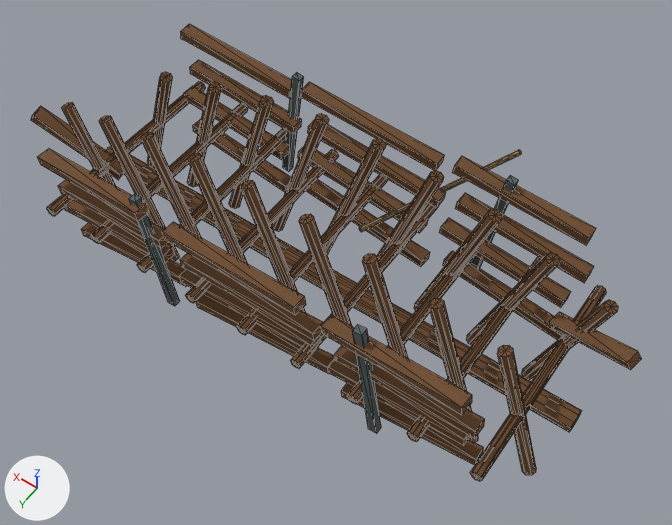
The OBJ model Assets/ProjectOEN/ProductionArt/Meshes/environment_set_dressing/en-001_shipwreck_hull_chunk__large.obj, before and after one commit.
Camera for both pictures: a 50 mm camera at (-2.54, 3.32, 5.75) aimed at (-0.15, -0.02, 0.5). The axes (+X, +Y, +Z) are drawn at lower left. The lights are the same throughout. The picture after the commit comes second. Mesh edges are drawn as thin lines. Where no turn or scale is listed for an object, it has been applied to the vertices. Vertices at exactly the same position are counted once.

Objects in the first picture: 'en-001_shipwreck_hull_chunk__large'.
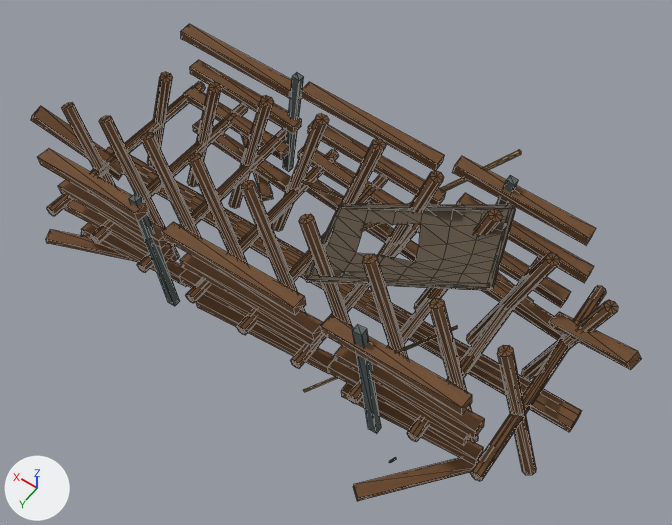
Where the change shows, as pixel boxes [x1, y1, x2, y2] in the pictures (672 x 525 px):
'en-001_shipwreck_hull_chunk__large', reshaped
    before: [31, 24, 642, 481]
    after: [31, 24, 642, 501]
part 1 of me_en_001_shipwreck_hull_chunk__large, added (brown)
    after: [46, 229, 133, 261]
part 2 of me_en_001_shipwreck_hull_chunk__large, added
    after: [241, 135, 273, 201]
part 3 of me_en_001_shipwreck_hull_chunk__large, added (brown)
    after: [353, 458, 475, 501]
part 4 of me_en_001_shipwreck_hull_chunk__large, added (mostly hidden)
    after: [496, 272, 534, 302]
part 5 of me_en_001_shipwreck_hull_chunk__large, added
    after: [81, 180, 516, 463]

The change in detail:
Picture 'cloth_albedo.png' (img_cloth_albedo_png) is new.
Material 'Cloth' (mat_cloth) is new.
Its texture is img_cloth_albedo_png.
Its roughness is 0.89.
me_en_001_shipwreck_hull_chunk__large is used by ob_en_001_shipwreck_hull_chunk__large; location (0.0, 0.0, 0.0).
me_en_001_shipwreck_hull_chunk__large had 764 vertices, 1292 faces and spanned x -2.29..2.37, y -1.63..0.86, z -0.04..1.45.
me_en_001_shipwreck_hull_chunk__large now has 932 vertices, 1548 faces and spans x -2.29..2.37, y -1.63..1.21, z -0.04..1.45.
me_en_001_shipwreck_hull_chunk__large part 1: the loose piece of 8 vertices spanning x 0.71..1.73, y 0.55..0.71, z 0.21..0.35 is copied, and the copy is multiplied about its middle by the matrix ((0.732, -0.315, -0.165), (0.317, 0.749, -0.022), (0.16, -0.044, 0.797)), then moved by (0.4, 0.03, -0.19); it spans x 1.23..2.01, y 0.44..0.88, z 0.01..0.17.
me_en_001_shipwreck_hull_chunk__large part 2: the loose piece of 8 vertices spanning x 0.71..1.73, y -0.71..-0.55, z 0.21..0.35 is copied, and the copy is multiplied about its middle by the matrix ((0.712, 0.522, 0.128), (-0.523, 0.722, -0.037), (-0.125, -0.046, 0.882)), then moved by (0.0, -0.15, -0.21); it spans x 0.84..1.6, y -1.1..-0.46, z 0.01..0.13.
me_en_001_shipwreck_hull_chunk__large part 3: the loose piece of 8 vertices spanning x -1.73..-0.71, y 0.55..0.71, z 0.21..0.35 is copied, and the copy is multiplied about its middle by the matrix ((0.524, -0.611, -0.122), (0.613, 0.534, -0.043), (0.112, -0.064, 0.804)), then moved by (-0.2, 0.23, -0.2); it spans x -1.71..-1.13, y 0.51..1.21, z 0.02..0.14.
me_en_001_shipwreck_hull_chunk__large part 4: the loose piece of 8 vertices spanning x -1.73..-0.71, y -0.71..-0.55, z 0.21..0.35 is copied, and the copy is multiplied about its middle by the matrix ((0.846, 0.229, 0.168), (-0.23, 0.862, -0.016), (-0.167, -0.028, 0.876)), then moved by (0.27, -0.27, -0.22); it spans x -1.39..-0.51, y -1.08..-0.72, z -0.02..0.14.
Part 5, on me_en_001_shipwreck_hull_chunk__large:
124 vertices are added at x -1.39..1.83, y -0.82..0.89, z 0.07..1.32.
6 new vertices lie (0.21, -0.68, -0.07) away from vertices in x -1.38..-0.26, y 0.1..0.48, z 0.93..1.32.
6 new vertices lie (0.19, 0.06, -0.04) away from vertices in x -1.37..-0.47, y -0.45..0.42, z 0.98..1.29.
112 new faces join them, mat_cloth (picture img_cloth_albedo_png).
48 new faces join them, mat_rope (picture img_rope_albedo_png).
48 new faces join them, mat_metal (picture img_metal_albedo_png).
me_en_001_shipwreck_hull_chunk__large gains material mat_cloth (picture img_cloth_albedo_png).
